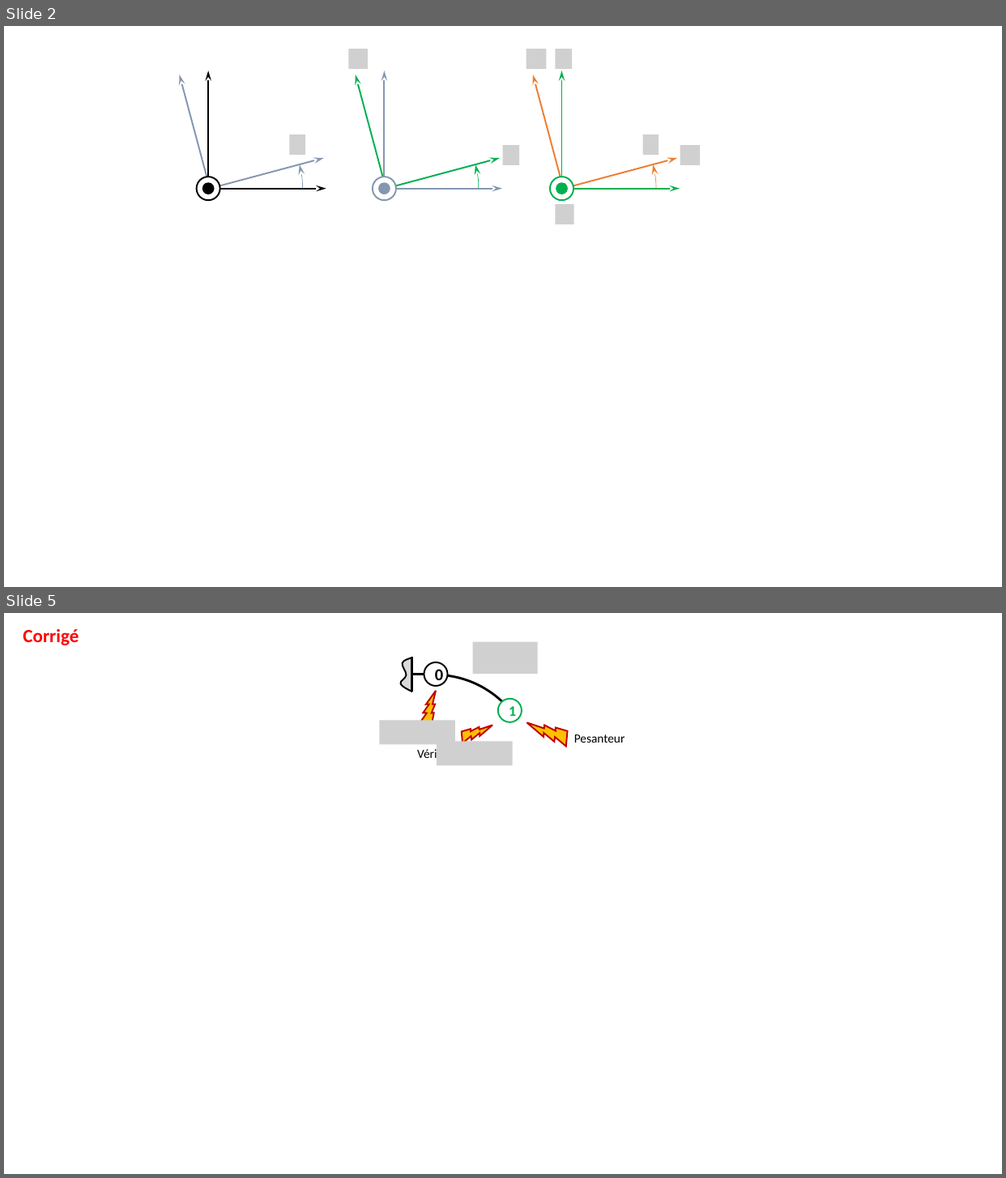
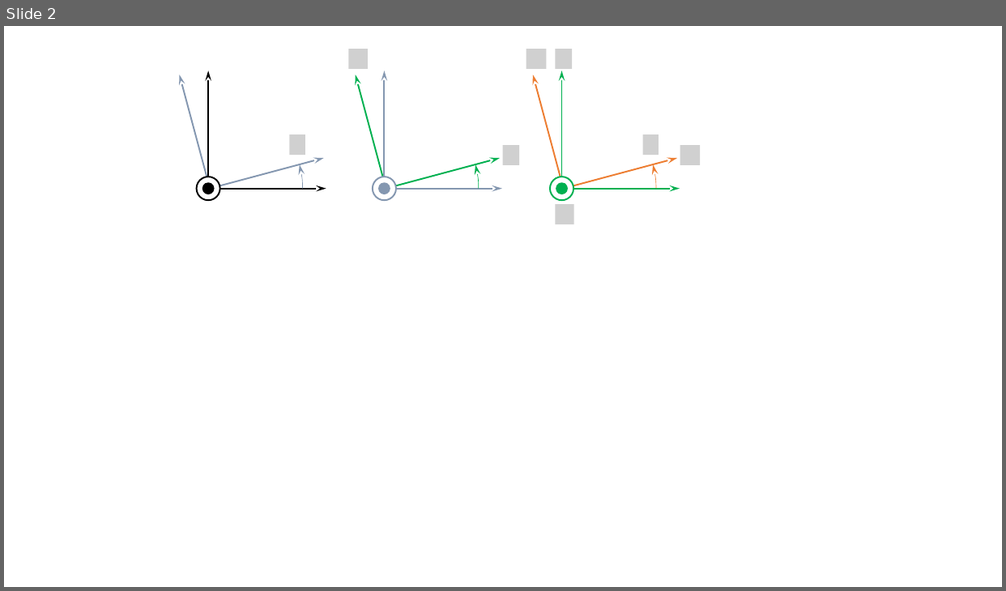
Before and after one commit to xpessoles/ExercicesCompetences, a slide deck: Figures/EPAS.pptx. Shown one above the other, each under a label of ours: slides 2 and 5 before the commit, slide 2 after it; the slides between them are not shown. The pictures are 1006x1178 and 1006x591 pixels, drawn with LibreOffice and Linux fonts; fonts in the diff are those of the drawing; grey boxes stand for pictures; background and template pictures are left out. Boxes give left, top, right and bottom in pixels: in the first picture for what was removed or moved away, otherwise in the second. Text is boxed around its words. In the diff, an @@ line names an element or a change of style, - is before the commit and + after.

Commit message:
MAJ  corrigé

```diff
--- a/Figures/EPAS.pptx
+++ b/Figures/EPAS.pptx
@@ slide 5 removed at [4, 613, 1002, 1174], background #FFFFFF @@
@@ text removed at [23, 629, 79, 645] @@
-Corrigé
@@ picture removed at [473, 642, 538, 675] @@
@@ group removed at [336, 657, 533, 871]: 2 lines, 2 ellipses, 1 arc (boxed as its full ellipse), 1 freeform shape @@
-1
-0
@@ lightning bolt removed at [411, 691, 447, 726] @@
@@ picture removed at [379, 720, 454, 745] @@
@@ lightning bolt removed at [458, 717, 493, 751] @@
@@ lightning bolt removed at [527, 711, 572, 756] @@
@@ text removed at [417, 749, 444, 758] @@
-Vérin
@@ picture removed at [437, 741, 513, 766] @@
@@ text removed at [574, 735, 625, 743] @@
-Pesanteur
```
Also in this commit, not shown: 61 other slides removed, 4 other files.
